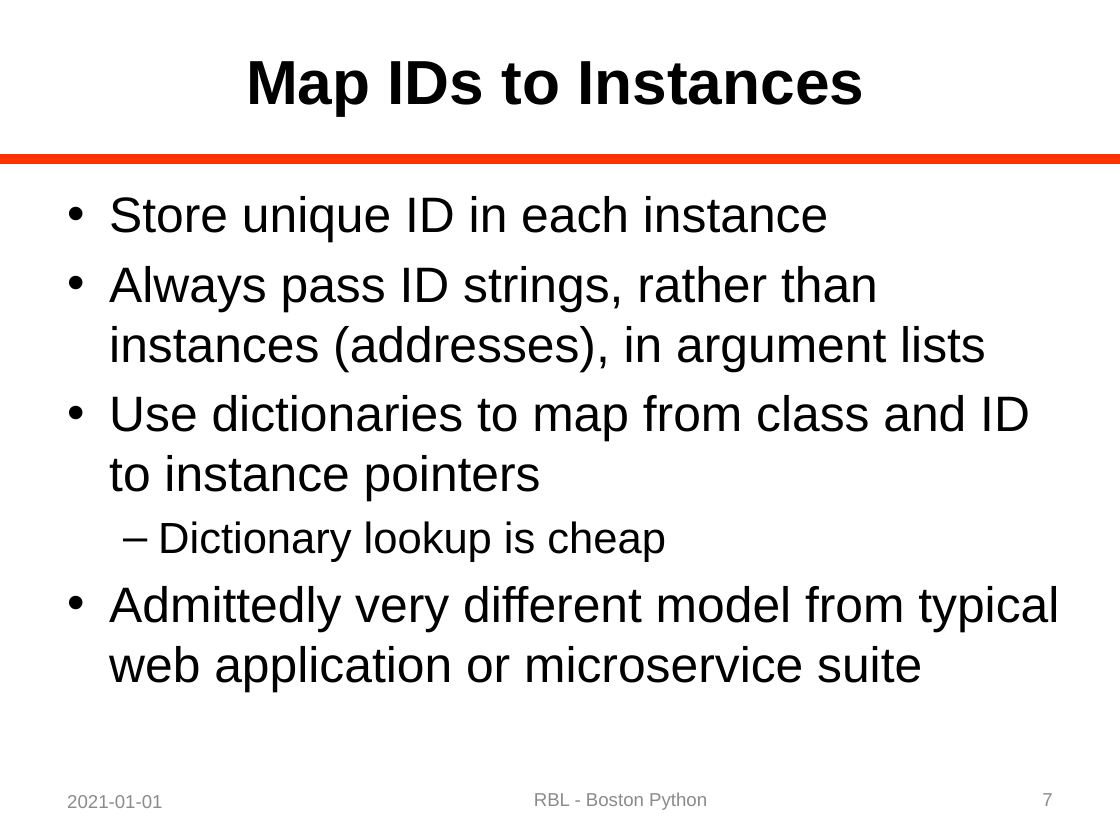
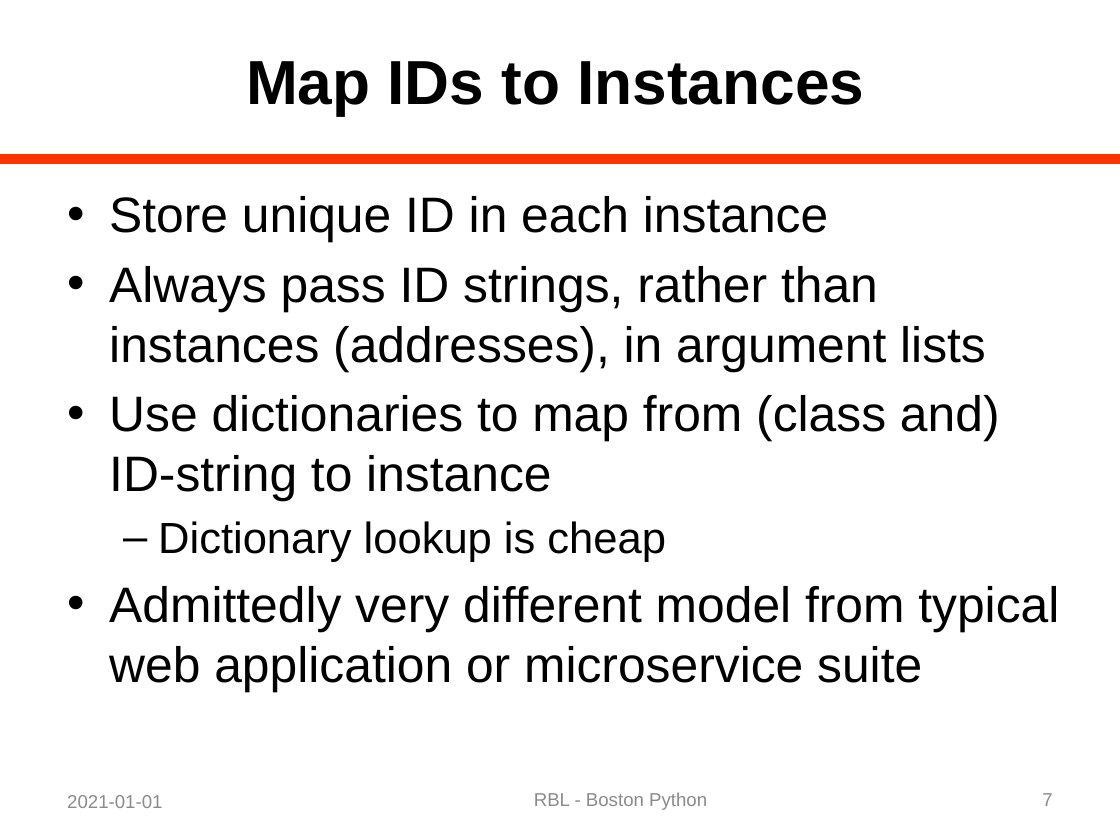
Before and after one commit to rblandau/NewTrace, a slide deck: slide 7 of docs/OfflineDebugging/A Dinosaur and a Python 02.pptx. Drawn at 1120x840 pixels with LibreOffice and Linux fonts; fonts in the diff are those of the drawing. Boxes give left, top, right and bottom in pixels: in the first picture for what was removed or moved away, otherwise in the second. Text is boxed around its words. In the diff, an @@ line names an element or a change of style, - is before the commit and + after.

```diff
--- a/docs/OfflineDebugging/A Dinosaur and a Python 02.pptx
+++ b/docs/OfflineDebugging/A Dinosaur and a Python 02.pptx
@@ text at (109,395,1000,502): text changed @@
-• Use dictionaries to map from class and ID to instance pointers
+• Use dictionaries to map from (class and) ID-string to instance
```
Also in this commit, not shown: 8 other slides changed, 15 slides removed, 4 other files.
